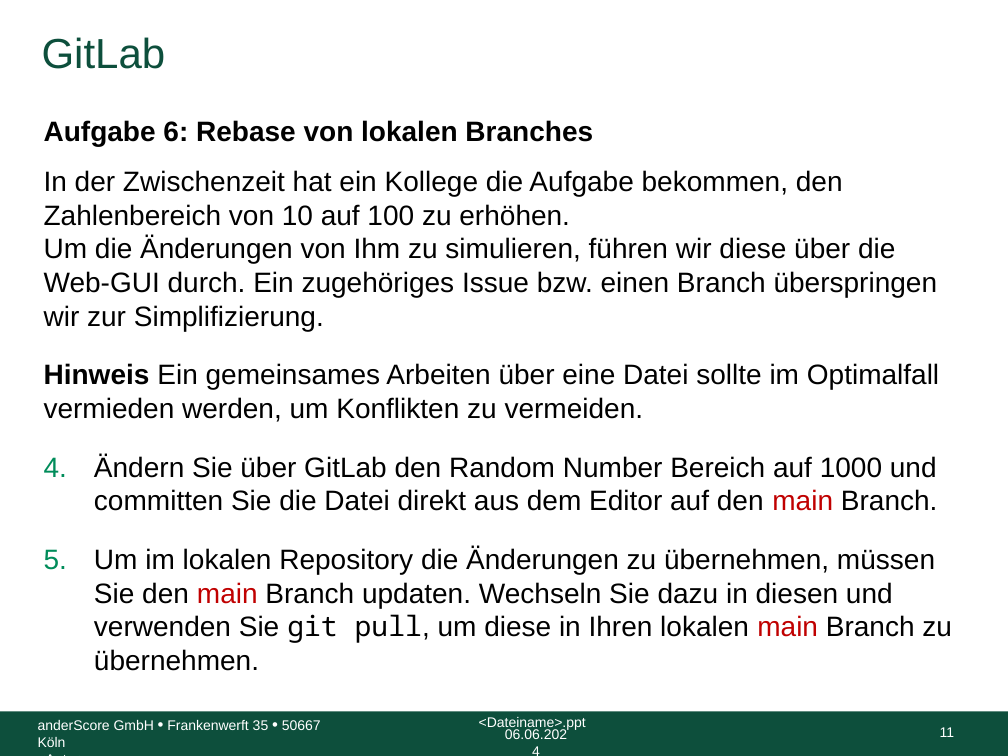
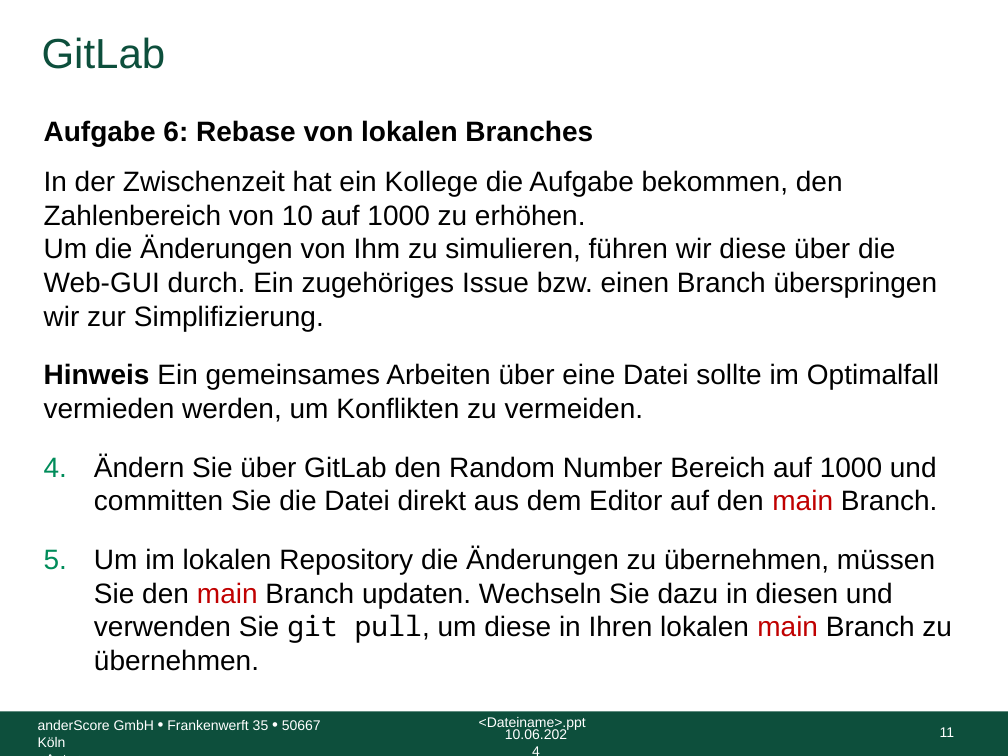
Before and after one commit to anderscore-gmbh/gitlab, a slide deck: slide 11 of slides/Tag-1_5-GitLab-Uebung.pptx. Drawn at 1008x756 pixels with LibreOffice and Linux fonts; fonts in the diff are those of the drawing; background and template pictures are left out. Boxes give left, top, right and bottom in pixels: in the first picture for what was removed or moved away, otherwise in the second. Text is boxed around its words. In the diff, an @@ line names an element or a change of style, - is before the commit and + after.

```diff
--- a/slides/Tag-1_5-GitLab-Uebung.pptx
+++ b/slides/Tag-1_5-GitLab-Uebung.pptx
@@ text at box(44, 170, 938, 331): text changed @@
-In der Zwischenzeit hat ein Kollege die Aufgabe bekommen, den Zahlenbereich von 10 auf 100 zu erhöhen.
-Um die Änderungen von Ihm zu simulieren, führen wir diese über die Web-GUI durch. Ein zugehöriges Issue bzw. einen Branch überspringen wir zur Simplifizierung.
+In der Zwischenzeit hat ein Kollege die Aufgabe bekommen, den Zahlenbereich von 10 auf 1000 zu erhöhen.
+Um die Änderungen von Ihm zu simulieren, führen wir diese über die Web-GUI durch. Ein zugehöriges Issue bzw. einen Branch überspringen wir zur Simplifizierung.
@@ text at box(505, 729, 567, 739): text changed @@
-06.06.2024
+10.06.2024
```
Also in this commit, not shown: 14 other slides changed.
